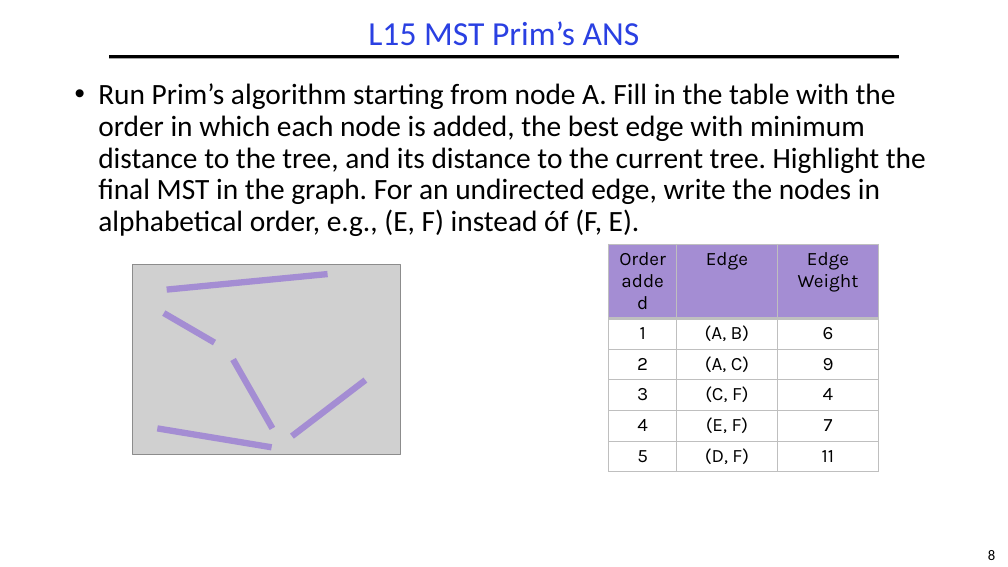
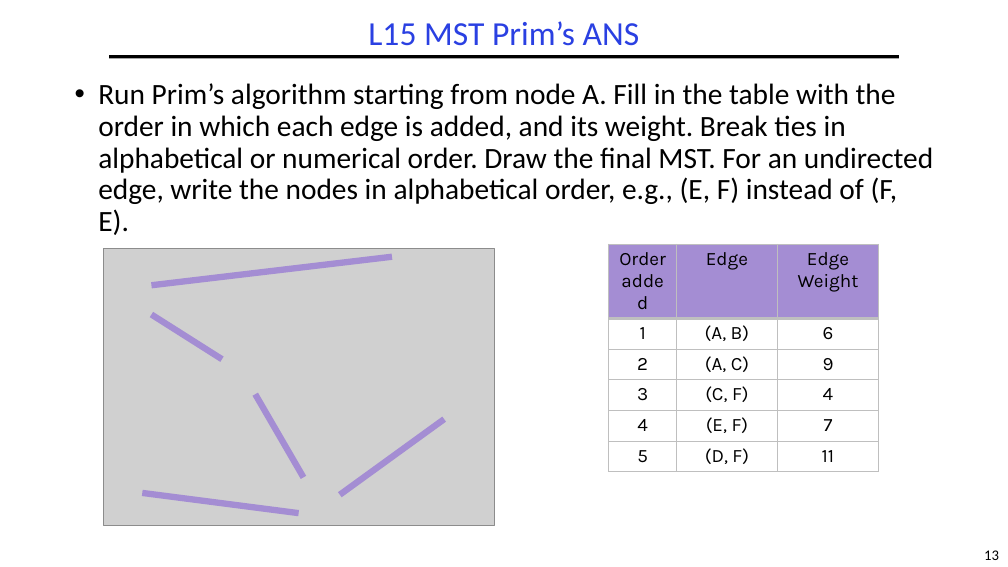
Before and after one commit to guhofstra/CSC111Fa25, a slide deck: slide 13 of PPTs/Exam/CSC017 Final Exam Sample Sp2025 ANS.pptx (slide 8 before the commit). Drawn at 1008x567 pixels with LibreOffice and Linux fonts; fonts in the diff are those of the drawing; grey boxes stand for pictures. Boxes give left, top, right and bottom in pixels: in the first picture for what was removed or moved away, otherwise in the second. Text is boxed around its words. In the diff, an @@ line names an element or a change of style, - is before the commit and + after.

```diff
--- a/PPTs/Exam/CSC017 Final Exam Sample Sp2025 ANS.pptx
+++ b/PPTs/Exam/CSC017 Final Exam Sample Sp2025 ANS.pptx
@@ text at [98,83,933,235]: text changed @@
-• Run Prim’s algorithm starting from node A. Fill in the table with the order in which each node is added, the best edge with minimum distance to the tree, and its distance to the current tree. Highlight the final MST in the graph. For an undirected edge, write the nodes in alphabetical order, e.g., (E, F) instead óf (F, E).
+• Run Prim’s algorithm starting from node A. Fill in the table with the order in which each edge is added, and its weight. Break ties in alphabetical or numerical order. Draw the final MST. For an undirected edge, write the nodes in alphabetical order, e.g., (E, F) instead of (F, E).
@@ picture: place and size @@
-picture at [132,265,400,454]
+picture at [103,248,494,526]
@@ line moved from (327, 274) - (166, 290) to (392, 257) - (151, 285) @@
@@ line moved from (215, 343) - (164, 313) to (222, 359) - (151, 315) @@
@@ line moved from (272, 429) - (233, 360) to (303, 477) - (256, 394) @@
@@ line moved from (365, 380) - (292, 436) to (340, 495) - (445, 419) @@
@@ line moved from (271, 448) - (157, 429) to (299, 513) - (142, 493) @@
@@ page number at [984,550,999,560]: text changed @@
-8
+13
```
Also in this commit, not shown: 4 other slides changed, 7 slides added, 7 other files.
